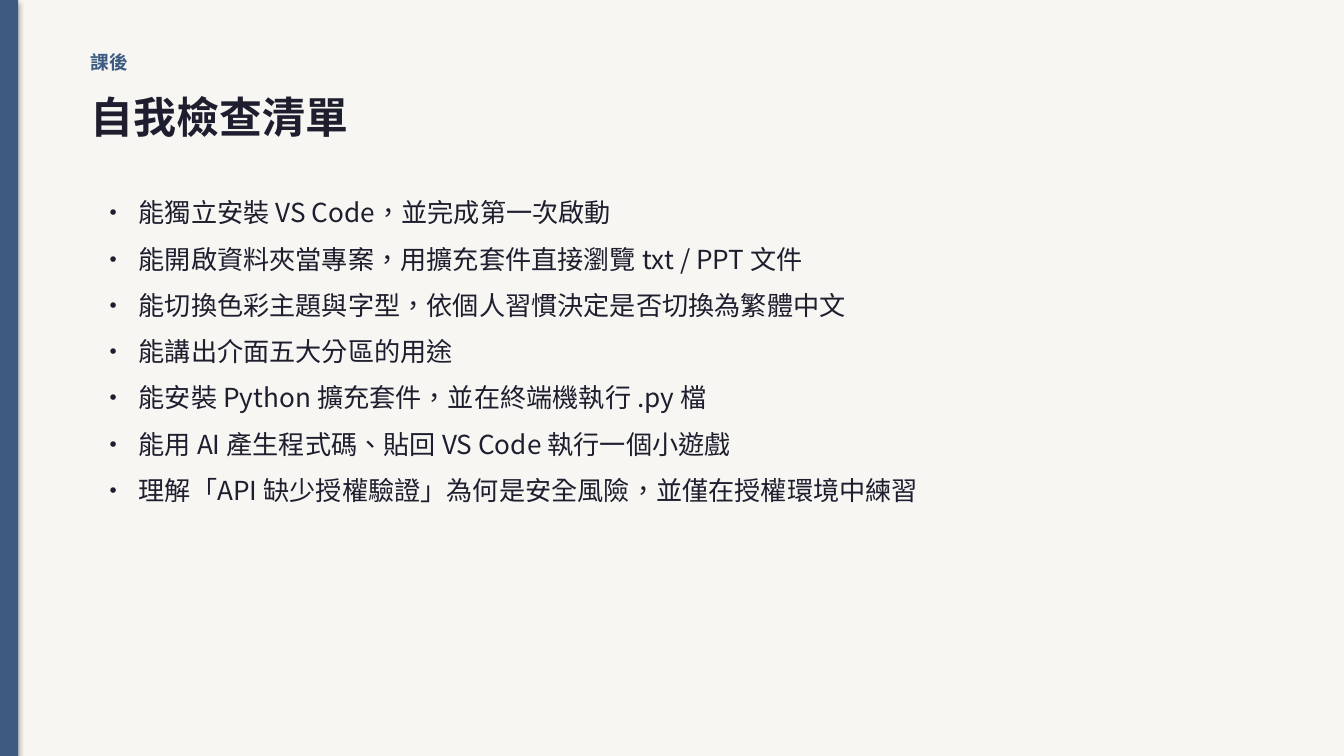
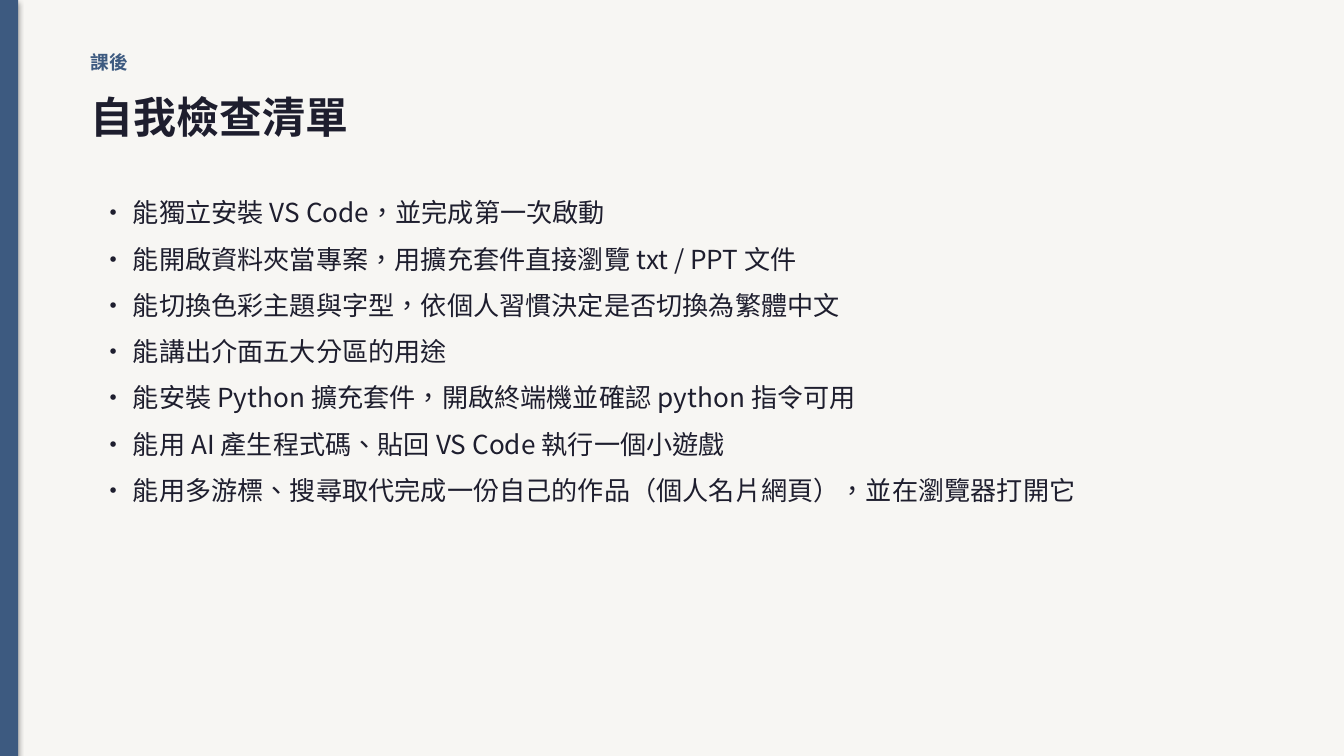
Before and after one commit to bobhsu408/vscode, a slide deck: slide 58 of jo6bj03284504t_6g4a83.pptx. Drawn at 1344x756 pixels with LibreOffice and Linux fonts; fonts in the diff are those of the drawing. Boxes give left, top, right and bottom in pixels: in the first picture for what was removed or moved away, otherwise in the second. Text is boxed around its words. In the diff, an @@ line names an element or a change of style, - is before the commit and + after.

```diff
--- a/jo6bj03284504t_6g4a83.pptx
+++ b/jo6bj03284504t_6g4a83.pptx
@@ text at (133, 385, 856, 413): text changed @@
-• 能安裝 Python 擴充套件，並在終端機執行 .py 檔
+• 能安裝 Python 擴充套件，開啟終端機並確認 python 指令可用
@@ text at (133, 477, 1075, 503): text changed @@
-• 理解「API 缺少授權驗證」為何是安全風險，並僅在授權環境中練習
+• 能用多游標、搜尋取代完成一份自己的作品（個人名片網頁），並在瀏覽器打開它
```
Also in this commit, not shown: 1 other slide changed, 1 other file.
